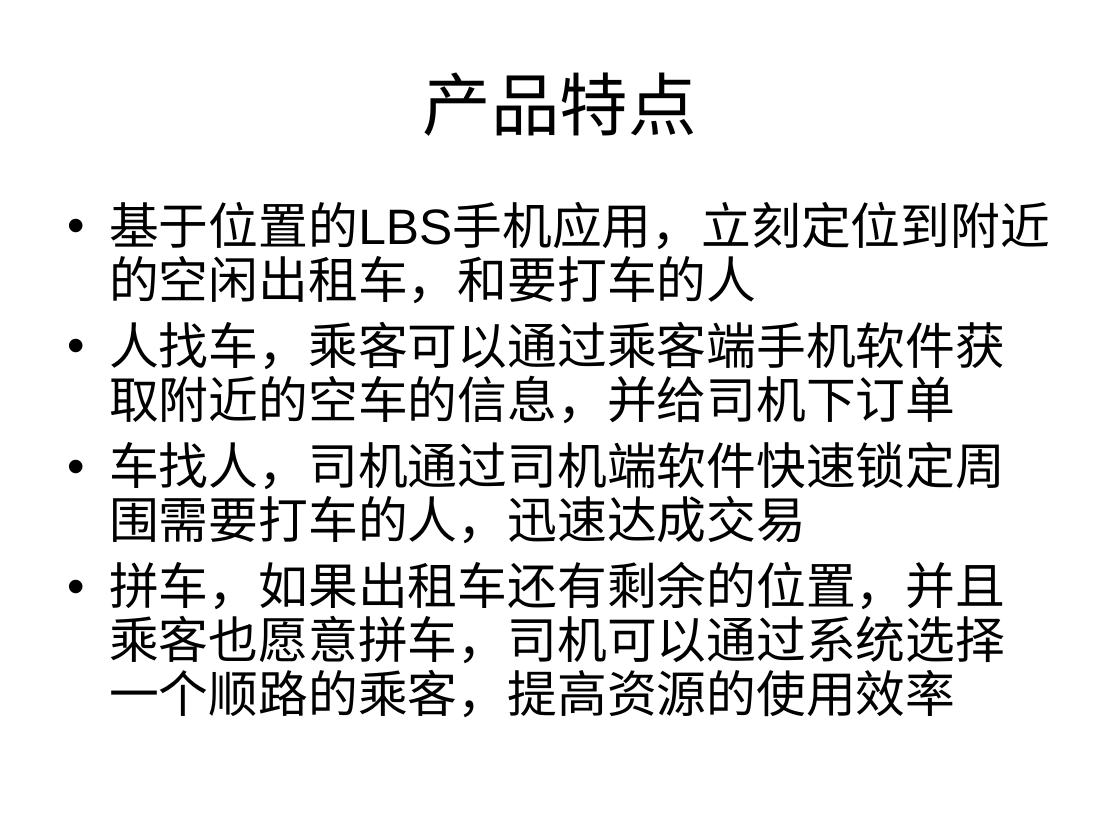
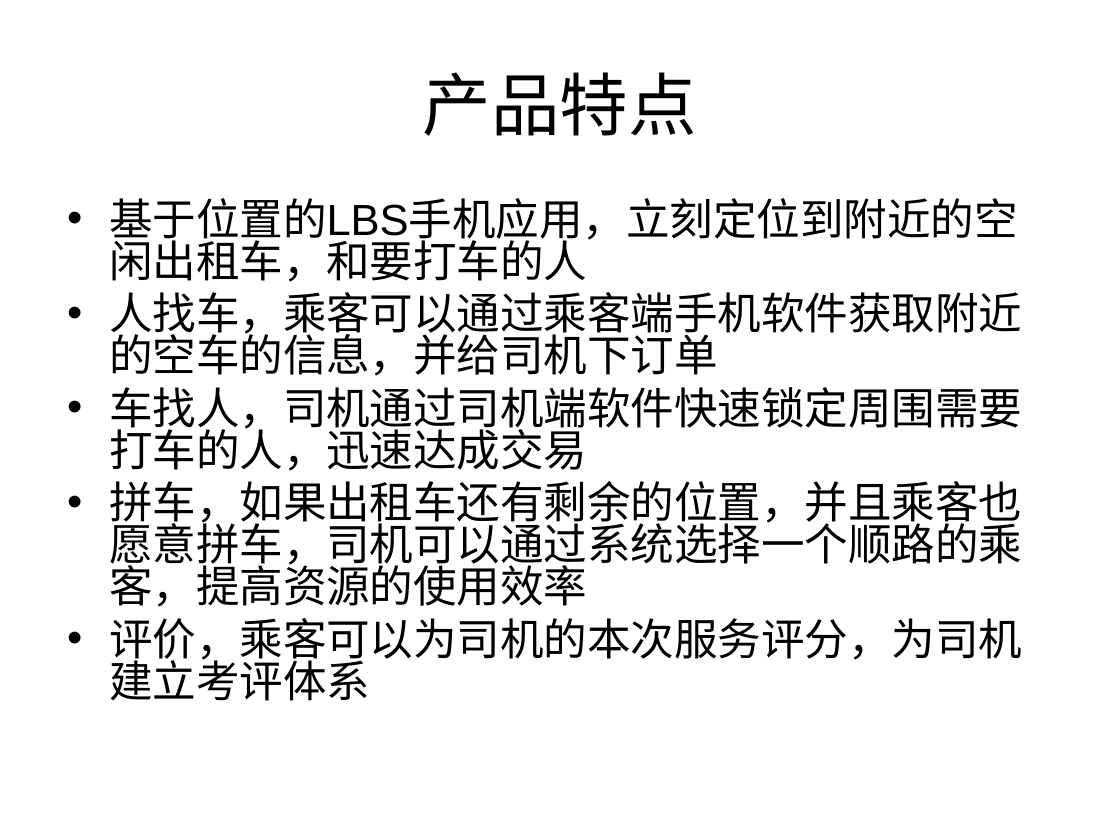
Before and after one commit to uwitec/icallcenter, a slide deck: slide 5 of callcenter/doc/商业计划书.ppt. Drawn at 1120x840 pixels with LibreOffice and Linux fonts; fonts in the diff are those of the drawing. Boxes give left, top, right and bottom in pixels: in the first picture for what was removed or moved away, otherwise in the second. Text is boxed around its words. In the diff, an @@ line names an element or a change of style, - is before the commit and + after.

```diff
--- a/callcenter/doc/商业计划书.ppt
+++ b/callcenter/doc/商业计划书.ppt
@@ text at box(109, 198, 1022, 607): size 32 to 28 pt in "基于位置的LBS手机应用，立刻定位到附近的空闲出租车，和要打车的人", "人找车，乘客可以通过乘客端手机软件获取附近的空车的信息，并给司机下订单", "车找人，司机通过司机端软件快速锁定周围需要打车的人，迅速达成交易", "拼车，如果出租车还有剩余的位置，并且乘客也愿意拼车，司机可以通过系统选择一个顺路的乘客，提高资源的使用效率"; line spacing 0.9 to 0.8; less space between paragraphs @@
@@ text at box(109, 618, 1022, 701): paragraph added @@
+• 评价，乘客可以为司机的本次服务评分，为司机建立考评体系
```
Also in this commit, not shown: 1 other slide changed, 6 slides added.
